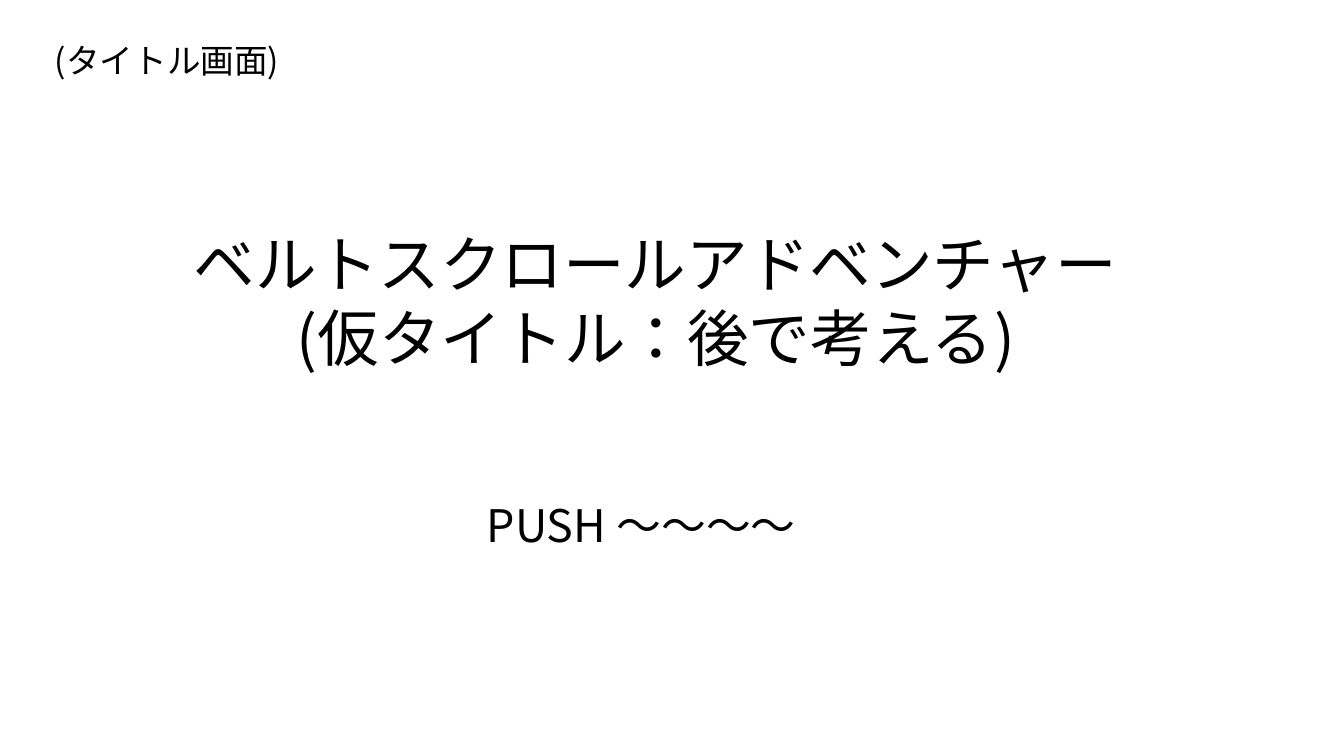
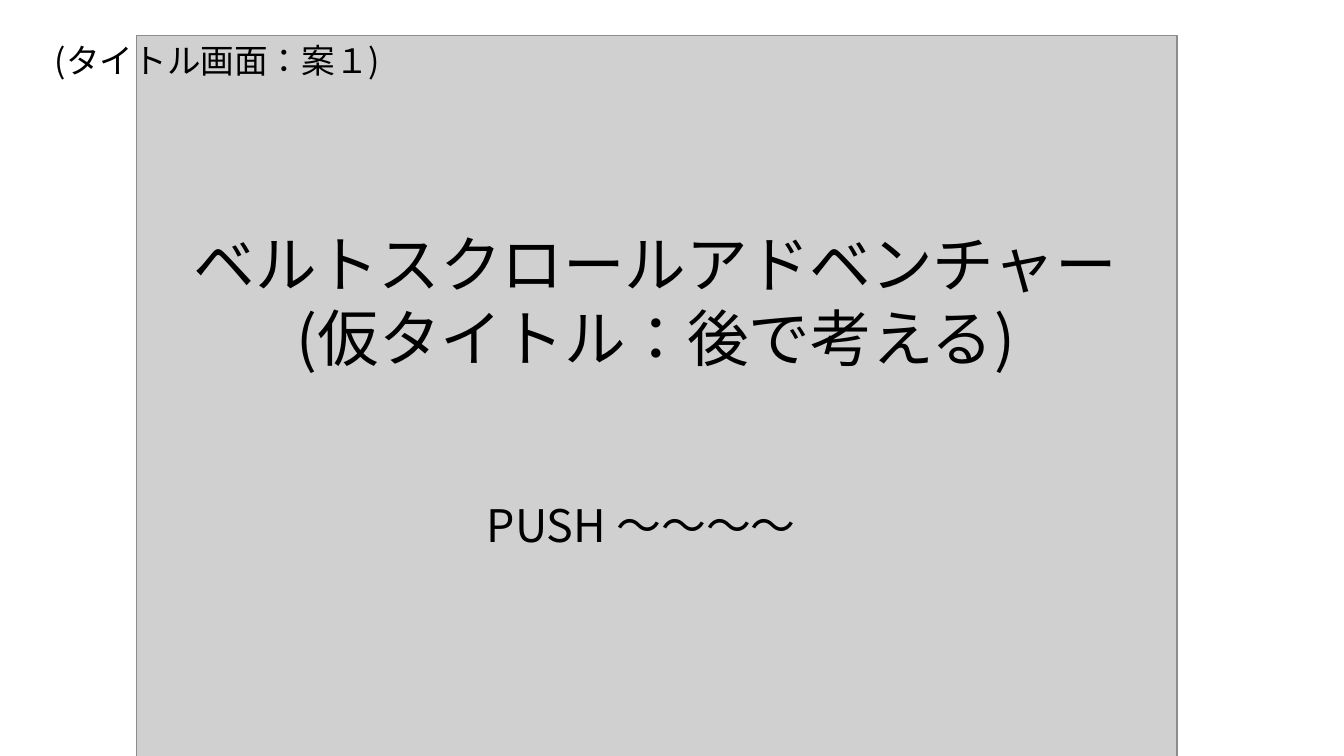
Before and after one commit to anabukiGC/GCLUC2023, a slide deck: slide 8 of 高松ゲーム.pptx. Drawn at 1344x756 pixels with LibreOffice and Linux fonts; fonts in the diff are those of the drawing; grey boxes stand for pictures. Boxes give left, top, right and bottom in pixels: in the first picture for what was removed or moved away, otherwise in the second. Text is boxed around its words. In the diff, an @@ line names an element or a change of style, - is before the commit and + after.

Commit message:
ゲーム画面イメージ更新

```diff
--- a/高松ゲーム.pptx
+++ b/高松ゲーム.pptx
@@ text at [55,39,380,83]: text changed @@
-(タイトル画面)
+(タイトル画面：案１)
@@ picture added at [136,35,1178,756] @@
```
Also in this commit, not shown: 1 slide added.
